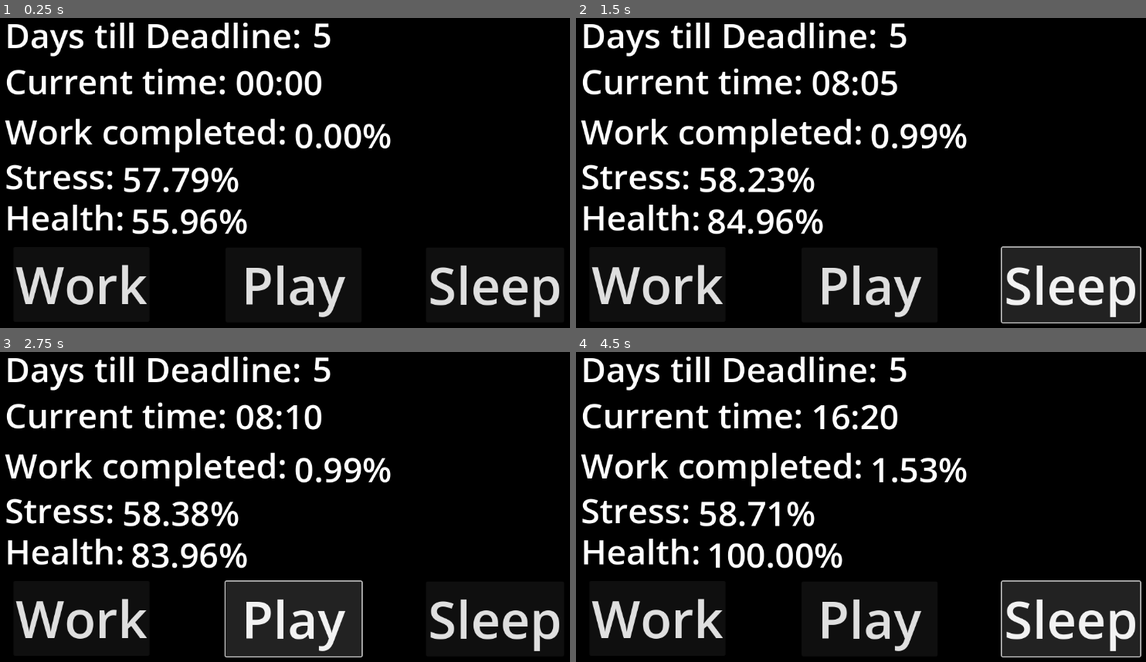
Above: before the commit, frames 1-4 (two rows, left to right).
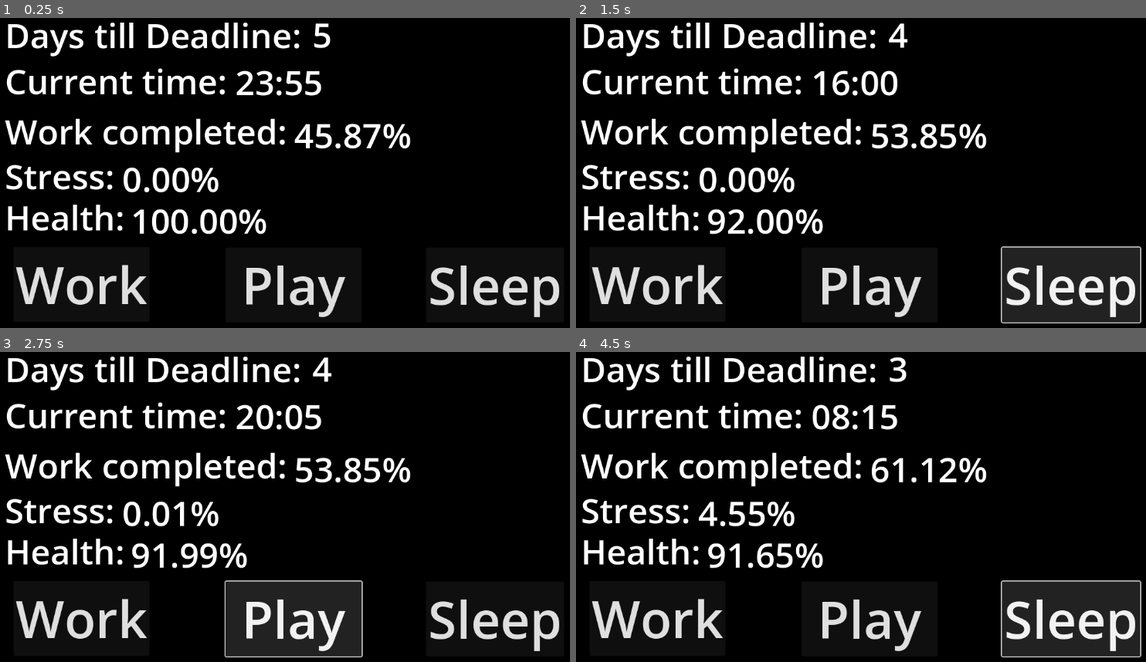
Above: after the commit, the same moments.

Repository: rschlegeTH/EPWS2526PritzkauSchlegel
Game: Godot game, scene res://main_scene.tscn
Two runs of this game, one before a commit and one after it. Both use one fixed random seed, a clock stepped at 60 frames per second and the inputs below.
Inputs:
- Up to frame 1 (0.25 s): no input
- Up to frame 2 (1.5 s): click "Work" at 0.5 s; click "Sleep" at 1.25 s
- Up to frame 3 (2.75 s): click "Play" at 2 s
- Up to frame 4 (4.5 s): click "Play" at 2.75 s; click "Work" at 3.5 s; click "Sleep" at 4.25 s

The runs differ from the first frame. In frame 1, 3.2% of the frame differs, in the area x 21-73%, y 16-70%; in frame 2, 2.7%; in frame 3, 2.8%; in frame 4, 3.4%, in the area x 21-73%, y 1-70%.

Commit message:
Clean up + Button function + Better Comments

Diff:
--- a/Development/new-game-project/main_scene.tscn
+++ b/Development/new-game-project/main_scene.tscn
@@ -1,27 +1,27 @@
-[gd_scene load_steps=11 format=3 uid="uid://dmq5qw7b8ovi1"]
+[gd_scene load_steps=10 format=3 uid="uid://dmq5qw7b8ovi1"]
 
-[ext_resource type="Script" uid="uid://5f8rgbug8fqr" path="res://days.gd" id="1_8mm7a"]
+[ext_resource type="Script" uid="uid://5f8rgbug8fqr" path="res://scritps/days.gd" id="1_8mm7a"]
 [ext_resource type="PackedScene" uid="uid://001sx3h20shs" path="res://variablen_manager.tscn" id="1_hq1ik"]
-[ext_resource type="Script" uid="uid://jai08o6fqn3f" path="res://scritps/timer.gd" id="1_wr18j"]
-[ext_resource type="Script" uid="uid://d1k61c726l7qn" path="res://work_button.gd" id="2_7ycvg"]
-[ext_resource type="Script" uid="uid://cm85b04uqbmju" path="res://time.gd" id="2_hq1ik"]
-[ext_resource type="Script" uid="uid://bq1yvqe1hlial" path="res://work.gd" id="3_nfk4m"]
-[ext_resource type="Script" uid="uid://deg6qcfxc7e1" path="res://play_button.gd" id="3_wr18j"]
-[ext_resource type="Script" uid="uid://d1bbtegsmion8" path="res://stress.gd" id="4_66tet"]
-[ext_resource type="Script" uid="uid://66broqn01w7x" path="res://sleep_button.gd" id="4_qwutr"]
-[ext_resource type="Script" uid="uid://d24isyeimle14" path="res://health.gd" id="5_7ycvg"]
+[ext_resource type="Script" uid="uid://d1k61c726l7qn" path="res://scritps/work_button.gd" id="2_7ycvg"]
+[ext_resource type="Script" uid="uid://cm85b04uqbmju" path="res://scritps/time.gd" id="2_hq1ik"]
+[ext_resource type="Script" uid="uid://bq1yvqe1hlial" path="res://scritps/work.gd" id="3_nfk4m"]
+[ext_resource type="Script" uid="uid://deg6qcfxc7e1" path="res://scritps/play_button.gd" id="3_wr18j"]
+[ext_resource type="Script" uid="uid://d1bbtegsmion8" path="res://scritps/stress.gd" id="4_66tet"]
+[ext_resource type="Script" uid="uid://66broqn01w7x" path="res://scritps/sleep_button.gd" id="4_qwutr"]
+[ext_resource type="Script" uid="uid://d24isyeimle14" path="res://scritps/health.gd" id="5_7ycvg"]
 
 [node name="main_scene" type="Node2D"]
 
 [node name="UpdateTimer" type="Timer" parent="."]
 autostart = true
-script = ExtResource("1_wr18j")
 
 [node name="Variablen-Manager" parent="." instance=ExtResource("1_hq1ik")]
 unique_name_in_owner = true
-gesundheit = 55.963
-stress = 57.798
 productivity = 99.815
+completion = 45.872
+time_Minutes = 55
+time_Hour = 23
+ticksSinceSleep = 200
 
 [node name="Camera2D" type="Camera2D" parent="."]
 
--- a/Development/new-game-project/health.gd
+++ b/Development/new-game-project/scritps/days.gd
@@ -6,5 +6,5 @@
 
 
 # Called every frame. 'delta' is the elapsed time since the previous frame.
-func _process(delta: float) -> void:
-	$".".text = str(temp.gesundheit).pad_decimals(2) + "%" # Schreib den wert von gesundheit auf das Lable
+func _process(_delta: float) -> void:
+	$".".text = str(temp.DEADLINE - temp.dead) # Schreib den wert von dead auf das Lable
--- a/Development/new-game-project/stress.gd
+++ b/Development/new-game-project/scritps/health.gd
@@ -6,5 +6,5 @@
 
 
 # Called every frame. 'delta' is the elapsed time since the previous frame.
-func _process(delta: float) -> void:
-	$".".text = str(temp.stress).pad_decimals(2) + "%" # Schreib den wert von stress auf das Lable
+func _process(_delta: float) -> void:
+	$".".text = str(temp.gesundheit).pad_decimals(2) + "%" # Schreib den wert von gesundheit auf das Lable
--- a/Development/new-game-project/days.gd
+++ b/Development/new-game-project/scritps/stress.gd
@@ -6,5 +6,5 @@
 
 
 # Called every frame. 'delta' is the elapsed time since the previous frame.
-func _process(delta: float) -> void:
-	$".".text = str(temp.DEADLINE - temp.dead) # Schreib den wert von dead auf das Lable
+func _process(_delta: float) -> void:
+	$".".text = str(temp.stress).pad_decimals(2) + "%" # Schreib den wert von stress auf das Lable
--- a/Development/new-game-project/time.gd
+++ b/Development/new-game-project/scritps/time.gd
@@ -3,5 +3,5 @@
 @onready var temp = %"Variablen-Manager"
 
 # Called every frame. 'delta' is the elapsed time since the previous frame.
-func _process(delta: float) -> void:
+func _process(_delta: float) -> void:
 	$".".text = str(temp.time_Hour).pad_zeros(2) + ":" + str(temp.time_Minutes).pad_zeros(2) # Schreib den wert von stress auf das Lable
--- a/Development/new-game-project/scritps/timer.gd
+++ /dev/null
@@ -1,11 +0,0 @@
-extends Timer
-
-
-# Called when the node enters the scene tree for the first time.
-func _ready() -> void:
-	pass # Replace with function body.
-
-
-# Called every frame. 'delta' is the elapsed time since the previous frame.
-func _process(delta: float) -> void:
-	pass
--- a/Development/new-game-project/scritps/variable_manager.gd
+++ b/Development/new-game-project/scritps/variable_manager.gd
@@ -1,86 +1,105 @@
 extends Node
 #Hauptparameter
-@export_range(0, 100) var gesundheit: float = 100 #Gesundheit Standard ist 100
-@export_range(0, 100) var stress: float = 0#Stress Standard ist 0
-@export_range(0, 100) var productivity: float = 100 #Produktivität Standard ist 100
-@export_range(0, 100) var completion: float = 0 #Arbeitsfortschritt Standard ist 0
+@export_range(0, 100) var gesundheit: float = 100 ## Gesundheitsvariable. Standard ist 100.
+@export_range(0, 100) var stress: float = 0 ## Stressvariable. Standard ist 0.
+@export_range(0, 100) var productivity: float = 100 ## Produktivitätsvariable beschreibt die Produktivät bei Ausführen einer Aufgabe. Standard ist 100.
+@export_range(0, 100) var completion: float = 0 ## Arbeitsfortschritt. Standard ist 0
 
 # Zeit für die Uhrzeit
 @export_group("Zeit", "time")
-@export_range(0,55, 5) var time_Minutes:int = 0
-@export_range(0,23) var time_Hour:int = 0
+@export_range(0,55, 5) var time_Minutes:int = 0 ## Der Minutenteil der Uhrzeit.
+@export_range(0,23) var time_Hour:int = 0 ## Der Stundenanteil der Uhrzeit.
 # Deadline-Segment der Zeit
-var dead: int = 1 # verbleibende Zeit zur deadline, zählt aufwärts, wichtig für calcStress, da höherer Wert = höherer Stresszuwachs
-const DEADLINE: int = 6 # Wert, welchen dead erreichen muss, um die deadline auszulösen
+var dead: int = 1 ## Verbleibende Zeit zur deadline, zählt aufwärts, wichtig für calcStress, da höherer Wert = höherer Stresszuwachs
+const DEADLINE: int = 6 ## Wert, welchen dead erreichen muss, um die deadline auszulösen
 
 # Zeit muss gezeitet werden
 
 # Parameter zur Kalkulation der Zeit seit Schlaf
-var timeOfLastSleep: float = Time.get_unix_time_from_system() # Standardwerte mit Unix_Time, sollte aber evtl mit engine Time gemacht werden?
-var elapsedTimeSinceSleep: float # Standardwerte
+@export_range(0, 288) var ticksSinceSleep: int = 0 ## Die vergangenen Ticks, seit der letzten Nutzung des Schlafbuttons.
 #Sonstige Variablen
-const SDIV: float = 100 #standerdDivider, wird für Beeinflussung der Rechnungeng verwendet und beeinflusst das Kurvenverhalten.
+const SDIV: float = 100 ## standerdDivider, wird für Beeinflussung der Rechnungeng verwendet und beeinflusst das Kurvenverhalten.
 
 # Called when the node enters the scene tree for the first time.
 func _ready() -> void:
-	calcElapsedTimeSinceSleep()
+	pass
 
 # Anpassen, weil g_mod < 1 und clamp immer auf 1 setzt
+## Führt die Kalkulation des Gesundheitswertes aus.
 func calcGes() -> void:
-	var g_mod = 0 # Gesundheits_Modifikitor, also der Wert, um den die Gesundheit verändert wird
-	var erhöhung = 0.1 # Wachtum der Kurve
-	if(timeOfLastSleep < 60):
+	var g_mod = 0 ## Gesundheits_Modifikitor, also der Wert, um den die Gesundheit verändert wird
+	var erhöhung = 0.1 ## Wachtum der Kurve
+	if(ticksSinceSleep < 96):
 		g_mod = tanh((stress)/SDIV)
 	else:
-		g_mod = tanh(stress)/SDIV + tanh((timeOfLastSleep-60)* erhöhung)
-	g_mod = clampf(g_mod, 0, 1) #Ist 1 ein guter Wert für einen Clamp?
+		g_mod = tanh(stress)/SDIV + tanh((ticksSinceSleep-96)* erhöhung)
+	g_mod = clampf(g_mod, -1, 1) #Ist 1 ein guter Wert für einen Clamp?
 	gesundheit = clamp(gesundheit - g_mod, 0, 100)
 
+## Führt die Kalkulation des Stresswertes aus
 func calcStress() -> void:
 	var s_mod:float # Stress_Modifikator, also der Wert, um den Stress verändert wird
 	s_mod = (-gesundheit)/SDIV + ((-completion+100) * dead)/SDIV #deadline Wert(dead) beobachten
 	s_mod = clampf(s_mod, -1, 1) # s_mod darf sich nur zwischen -1 bis 1 befinden und wird auf diese Limitiert
 	stress = clamp(stress + s_mod, 0, 100) # Werte anwenden
 
-#Produktivitäsparameter berechnen
-func calcProductitvity(): # Überarbeiten??? Berechnet die Produktivität, Formel könnte überarbeitet werden
+## Produktivitäsparameter berechnen
+func calcProductitvity() -> void: # Überarbeiten??? Berechnet die Produktivität, Formel könnte überarbeitet werden
 	var localDivider = 2 # Wert um Stresswert auf die Hälfte zu limitieren
 	productivity = clampf(gesundheit - stress / localDivider, 0, 100)
 
-func addCompletion(completionGrowth = 1, minVal = 0, maxVal = 100) -> void:
-	var prodPercent = productivity /100
-	completion = clamp( completion + completionGrowth * prodPercent, minVal, maxVal)
-
-func addGesundheit(Ges_Inc:int = 30):
+## Erhöht den Completion-Wert um 1 oder den Eingabewert
+func addCompletion(completionGrowth = 1) -> void:
+	if(completion == 100):
+		print("Work Successfull!!!")
+		return
+	var prodPercent:float = productivity /100 ## Productivity durch 100 teilen, um einen Wert kleiner 1 zu erhalten.
+	completion = clamp( completion + clamp(completionGrowth, 0, 100) * prodPercent, 0, 100)
+## Gesundheit um den Eingabewert Erhöhen, Standartwert ist 30
+func addGesundheit(Ges_Inc:float = 30) -> void:
 	gesundheit = clampf(gesundheit+ Ges_Inc, 0, 100)
 
-#Buttone
+## Buttone
 func workButton () -> void:
 	print("work")
-	addCompletion()
+	work()
 func sleepButton () -> void:
 	print("sleep")
 	sleep()
 func gameButton () -> void:
 	print("game")
+	playGame()
 
-# Berechnet den Zeitunterschied zwischen der aktuellen Zeit und timeOfLastSleep und weist diesen elapsedTimeSinceSleep zu.
-func calcElapsedTimeSinceSleep() -> void:
-	elapsedTimeSinceSleep = timeOfLastSleep - Time.get_unix_time_from_system()
-
-# Setzt timeOfLastSleep auf die akutelle Zeit zurück
-func resetSleepTimeVariables() -> void:
-	timeOfLastSleep = Time.get_unix_time_from_system() #akutelle Zeit speichern
-	calcElapsedTimeSinceSleep() # elapsedTimeSinceSleep rekalkulieren
-
-# Schlafen, erhöht Gesundheitswert und verbraucht Zeit
-func sleep(sleep_Increase: int=30, time_spent:int = 8):
-	addGesundheit(sleep_Increase)
+## Erhöht den Arbeitsfortschritt um die investierte Zeit und verbraucht die investierte Zeit.
+func work(time_spent:int = 8, standardIncrease: float = 1 ) -> void:
+	@warning_ignore("narrowing_conversion") addCompletion(time_spent * standardIncrease)
 	increase_Time(time_spent)
 
-# Uhrzeit erhöhen
+## Schlafen, erhöht Gesundheitswert abhängig von der verbrauchten Zeit und verringert die Zeit um time_spent. standardIncrease beschreibt den Gesundheitsgewinn pro Stunde.
+func sleep(time_spent:int = 8, standardIncrease: float = 3.75 ) -> void:
+	if(ticksSinceSleep < 48):
+		print("not successfull")
+		return
+	addGesundheit(time_spent * standardIncrease)
+	increase_Time(time_spent)
+	if(time_spent < 6):
+		@warning_ignore("integer_division") ticksSinceSleep = (ticksSinceSleep/time_spent)
+	else:
+		ticksSinceSleep = 0
+
+
+## Wird bei drücken des "Play"-Buttons ausgeführt.
+func playGame(time_spent: int=4, standardIncrease: float = 1 ) -> void:
+	reduceStress(time_spent * standardIncrease)
+	increase_Time(time_spent)
+
+## Reduziert den Stress um den eingegebenen Wert. Werte werden immer zwischen 0-100 liegen.
+func reduceStress(reduction_Val:float = 5) -> void:
+	stress = clampf(stress - reduction_Val, 0, 100)
+
+## Uhrzeit erhöhen um einen bestimmten Stundend-Wert, sollte keine Wert übergeben werden oder der Wert 0 sein, wird die Zeit um 5 min erhöht.
 func increase_Time(time_Inc:int = 0) -> void:
-	if(time_Inc == 0):
+	if(time_Inc == 0): ## Normaler Fortschritt der Zeit
 		if(time_Minutes < 55):
 			time_Minutes = time_Minutes + 5
 		elif(time_Hour < 23):
@@ -90,18 +109,28 @@
 			time_Minutes = 0
 			time_Hour = 0
 			dead = dead + 1
-	elif((time_Hour + time_Inc) < 23):
+	elif((time_Hour + time_Inc) < 23): ## Aktivität findet in einem Tag statt
 		time_Hour = time_Hour + time_Inc
-	else:
+		for n in time_Inc: ## Ein Game tick pro Stunde der Aktivität ausführen
+			calcGes()
+			calcStress()
+			calcProductitvity()
+			ticksSinceSleep = ticksSinceSleep + 1
+	elif(dead != DEADLINE): ## Aktivität geht in den nächsten Tag
 		time_Hour = time_Hour + time_Inc - 24
 		dead = dead + 1
-	if(dead == DEADLINE):
+		for n in time_Inc: ## Ein Game tick pro Stunde der Aktivität ausführen
+			calcGes()
+			calcStress()
+			calcProductitvity()
+			ticksSinceSleep = ticksSinceSleep + 1
+	if(dead == DEADLINE): #Deadline könnte um 23:55 getriggert werden, statt um 00:00
 		print("Deadline")
 
-# Wird Jede Sekunde vom UpdateTimer-Signal ausgelöst und führt alle Kalkulationen durch
+## Wird Jede Sekunde vom UpdateTimer-Signal ausgelöst und führt alle Kalkulationen durch
 func _on_timer_timeout() -> void:
 	calcGes()
 	calcStress()
 	calcProductitvity()
-	calcElapsedTimeSinceSleep()
 	increase_Time()
+	ticksSinceSleep = ticksSinceSleep + 1
--- a/Development/new-game-project/work.gd
+++ b/Development/new-game-project/scritps/work.gd
@@ -6,5 +6,5 @@
 
 
 # Called every frame. 'delta' is the elapsed time since the previous frame.
-func _process(delta: float) -> void:
+func _process(_delta: float) -> void:
 	$".".text = str(temp.completion).pad_decimals(2) + "%" # Schreib den wert von completion auf das Lable
Renamed: Development/new-game-project/days.gd.uid -> Development/new-game-project/scritps/days.gd.uid
Renamed: Development/new-game-project/health.gd.uid -> Development/new-game-project/scritps/health.gd.uid
Renamed: Development/new-game-project/play.gd -> Development/new-game-project/scritps/play.gd
Renamed: Development/new-game-project/play.gd.uid -> Development/new-game-project/scritps/play.gd.uid
Renamed: Development/new-game-project/play_button.gd -> Development/new-game-project/scritps/play_button.gd
Renamed: Development/new-game-project/play_button.gd.uid -> Development/new-game-project/scritps/play_button.gd.uid
Renamed: Development/new-game-project/sleep.gd -> Development/new-game-project/scritps/sleep.gd
Renamed: Development/new-game-project/sleep.gd.uid -> Development/new-game-project/scritps/sleep.gd.uid
Renamed: Development/new-game-project/sleep_button.gd -> Development/new-game-project/scritps/sleep_button.gd
Renamed: Development/new-game-project/sleep_button.gd.uid -> Development/new-game-project/scritps/sleep_button.gd.uid
Renamed: Development/new-game-project/stress.gd.uid -> Development/new-game-project/scritps/stress.gd.uid
Renamed: Development/new-game-project/time.gd.uid -> Development/new-game-project/scritps/time.gd.uid
(and 4 more such lines)
